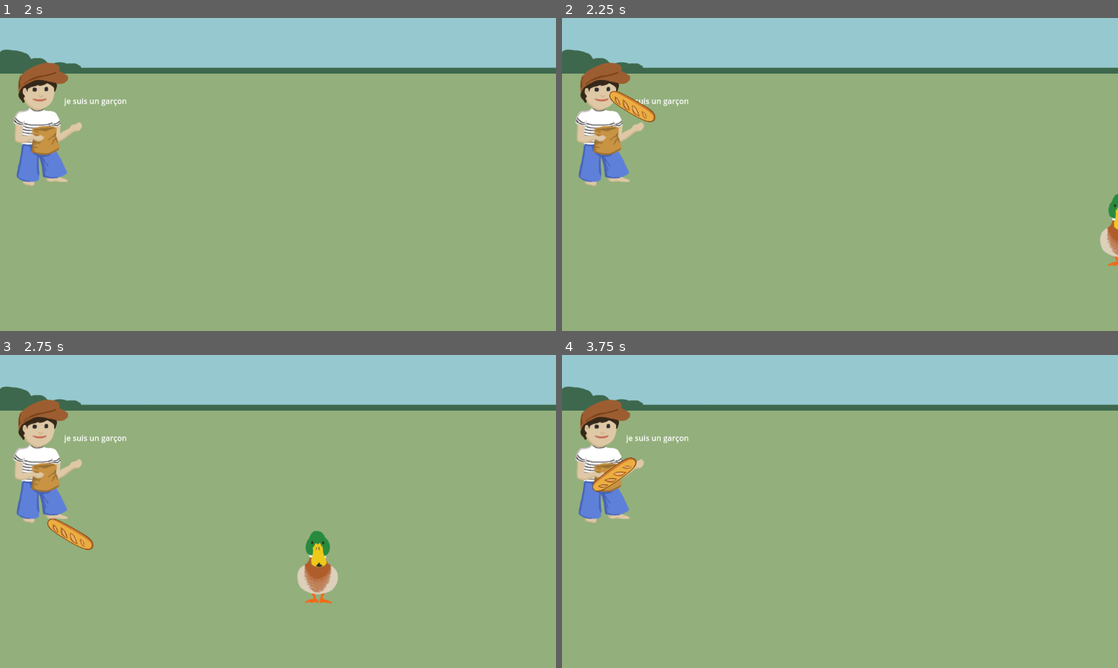
Above: before the commit, frames 1-4 (two rows, left to right).
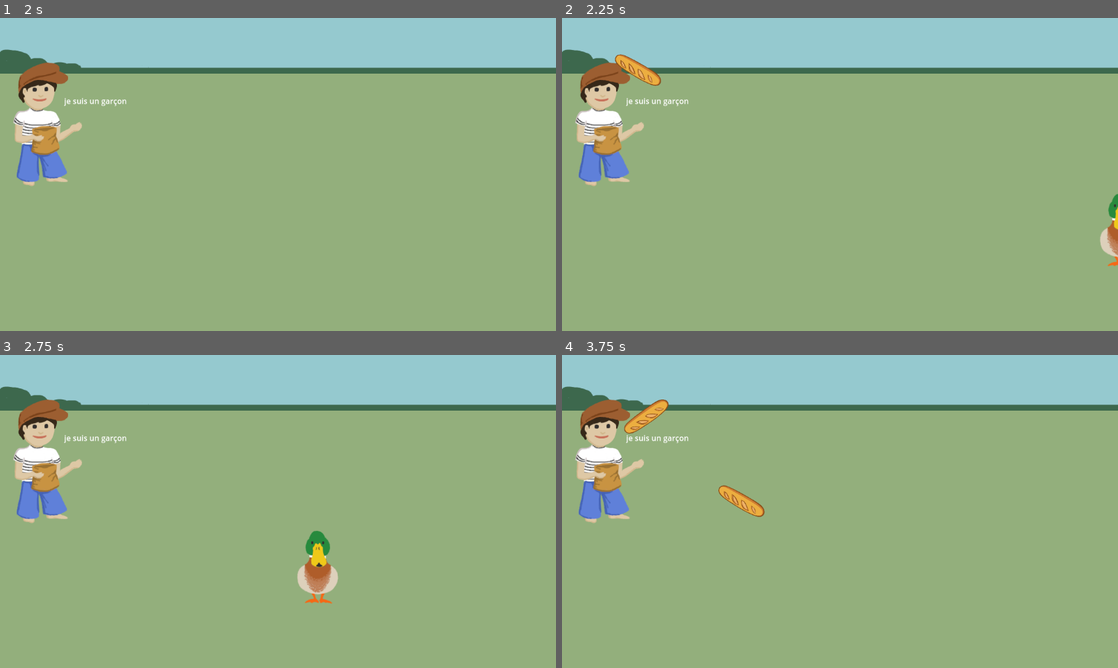
Above: after the commit, the same moments.

Repository: baguette-ballett/baguette-ballett
Game: Godot game, scene res://scenes/intro/intro.tscn
Two runs of this game, one before a commit and one after it. Both use one fixed random seed, a clock stepped at 60 frames per second and the inputs below.
Inputs:
- Up to frame 1 (2 s): click "Start" at 0.5 s; tap Enter at 1.25 s; hold Right (right) from 1.28 s (still down)
- Up to frame 2 (2.25 s): release Right (right) at 2.03 s; hold Left (left) from 2.03 s (still down)
- Up to frame 3 (2.75 s): keep holding Left (left)
- Up to frame 4 (3.75 s): release Left (left) at 2.78 s; hold Right (right) from 2.78 s (still down)

Frame 1 is identical in both runs. In frame 2, 0.8% of the frame differs, in the area x 8-18%, y 11-34%; in frame 3, 0.4%; in frame 4, 1.1%, in the area x 5-37%, y 14-52%.

Commit message:
Make Baguette Spawner throw instead of drop

Diff:
--- a/scenes/level/level.gd
+++ b/scenes/level/level.gd
@@ -13,4 +13,9 @@
 
 	baguette.position = location.position
 
+	var direction = randf_range(-PI / 8, PI / 8)
+	baguette.rotation = direction
+	var velocity = Vector2(randf_range(200.0, 500.0), -700.0)
+	baguette.linear_velocity = velocity.rotated(direction)
+
 	add_child(baguette)
--- a/scenes/level/level.tscn
+++ b/scenes/level/level.tscn
@@ -14,7 +14,7 @@
 
 [sub_resource type="Curve2D" id="Curve2D_vpf64"]
 _data = {
-"points": PackedVector2Array(0, 0, 0, 0, 115, 173, 0, 0, 0, 0, 106, 268, 0, 0, 0, 0, 198, 272, 0, 0, 0, 0, 194, 175, 0, 0, 0, 0, 115, 173)
+"points": PackedVector2Array(0, 0, 0, 0, 117, 200, 0, 0, 0, 0, 117, 253, 0, 0, 0, 0, 180, 254, 0, 0, 0, 0, 180, 198, 0, 0, 0, 0, 117, 200)
 }
 point_count = 5
 
@@ -50,8 +50,8 @@
 curve = SubResource("Curve2D_vpf64")
 
 [node name="SpawnAreaLocation" type="PathFollow2D" parent="SpawnArea"]
-position = Vector2(115, 173)
-rotation = 1.66525
+position = Vector2(117, 200)
+rotation = 1.5708
 
 [node name="SpawnTimer" type="Timer" parent="."]
 wait_time = 1.5
